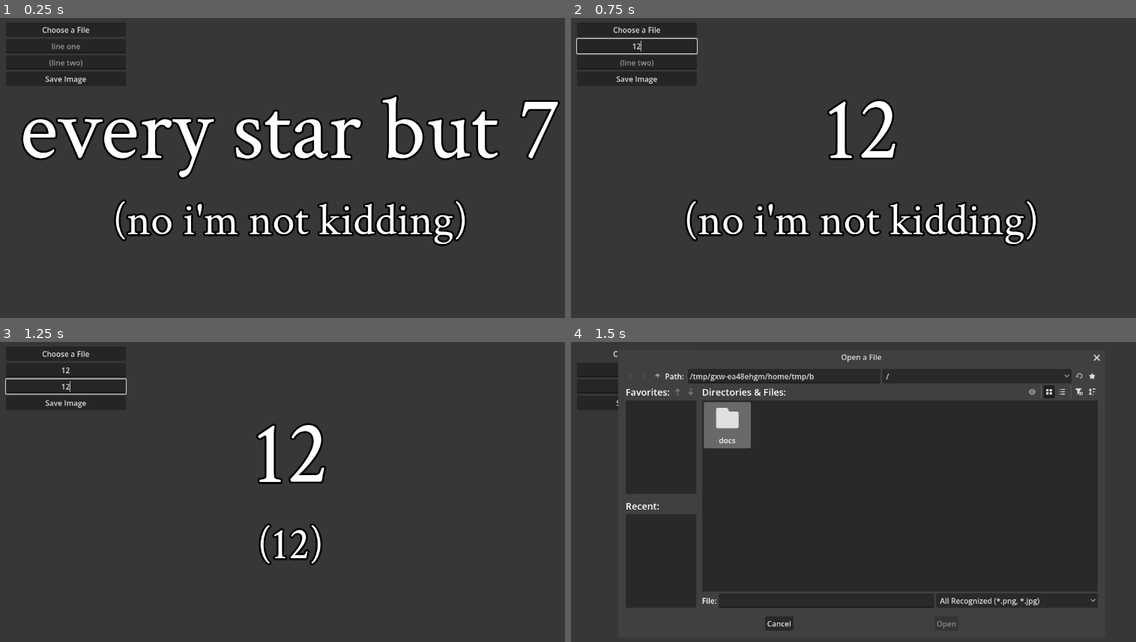
Above: before the commit, frames 1-4 (two rows, left to right).
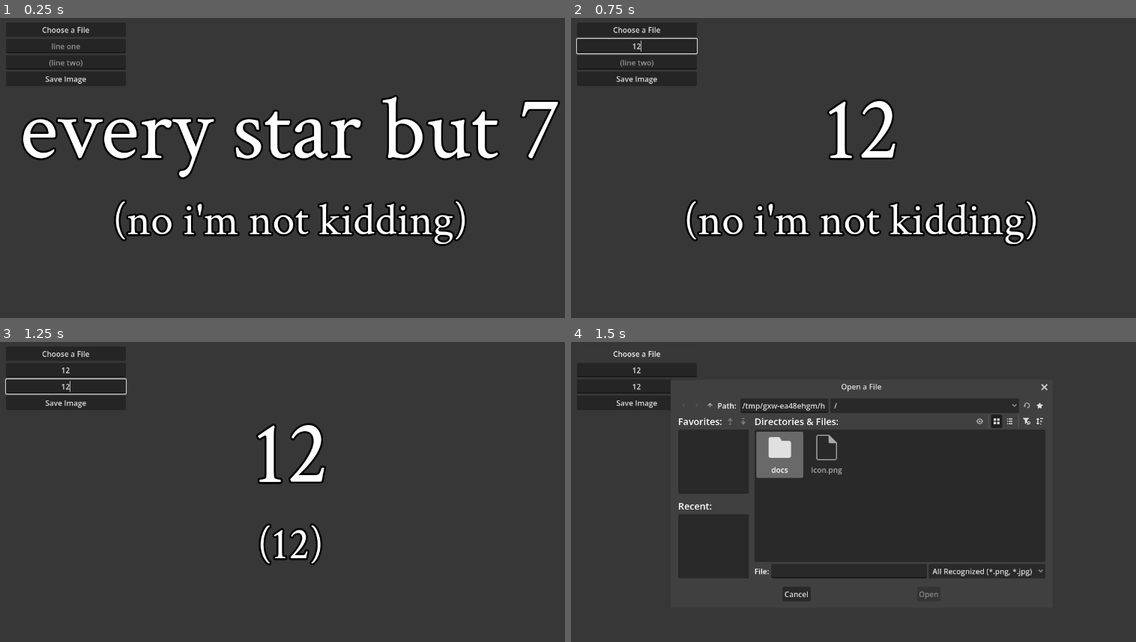
Above: after the commit, the same moments.

Repository: Slicer001/press-a-thumbnail-generator
Game: Godot game, scene res://press_a!_thumbnail_generator.tscn
Same seed, same stepped clock (60 frames per second), same inputs: the game is played once before the commit and once after it.
Inputs (mouse positions are in pixels of both pictures, inside the frame that each line leads up to):
- Up to frame 1 (0.25 s): no input
- Up to frame 2 (0.75 s): click (638, 45) at 0.52 s; type "12" at 0.6 s
- Up to frame 3 (1.25 s): click (67, 387) at 0.75 s; type "12" at 0.83 s
- Up to frame 4 (1.5 s): click "Choose a File" at 1.25 s

Frames 1-3 are identical in both runs. In frame 4, 6.4% of the frame differs, in the area x 8-94%, y 2-96%.

Commit message:
setting updates

Diff:
--- a/icon.svg
+++ /dev/null
@@ -1 +0,0 @@
-<svg xmlns="http://www.w3.org/2000/svg" width="128" height="128"><rect width="124" height="124" x="2" y="2" fill="#363d52" stroke="#212532" stroke-width="4" rx="14"/><g fill="#fff" transform="translate(12.322 12.322)scale(.101)"><path d="M105 673v33q407 354 814 0v-33z"/><path fill="#478cbf" d="m105 673 152 14q12 1 15 14l4 67 132 10 8-61q2-11 15-15h162q13 4 15 15l8 61 132-10 4-67q3-13 15-14l152-14V427q30-39 56-81-35-59-83-108-43 20-82 47-40-37-88-64 7-51 8-102-59-28-123-42-26 43-46 89-49-7-98 0-20-46-46-89-64 14-123 42 1 51 8 102-48 27-88 64-39-27-82-47-48 49-83 108 26 42 56 81zm0 33v39c0 276 813 276 814 0v-39l-134 12-5 69q-2 10-14 13l-162 11q-12 0-16-11l-10-65H446l-10 65q-4 11-16 11l-162-11q-12-3-14-13l-5-69z"/><path d="M483 600c0 34 58 34 58 0v-86c0-34-58-34-58 0z"/><circle cx="725" cy="526" r="90"/><circle cx="299" cy="526" r="90"/></g><g fill="#414042" transform="translate(12.322 12.322)scale(.101)"><circle cx="307" cy="532" r="60"/><circle cx="717" cy="532" r="60"/></g></svg>
--- a/project.godot
+++ b/project.godot
@@ -13,12 +13,13 @@
 config/name="Press A! Thumbnail Generator"
 run/main_scene="uid://bbsonivr11l1a"
 config/features=PackedStringArray("4.6", "Forward Plus")
-config/icon="res://icon.svg"
+config/icon="uid://di65j0a573s8v"
 
 [display]
 
 window/size/viewport_width=1280
 window/size/viewport_height=720
+window/stretch/mode="viewport"
 
 [physics]
 
Not shown, added: docs/index.apple-touch-icon.png.import
Not shown, added: docs/index.icon.png.import
Not shown, added: docs/index.png.import
Not shown, changed: export_presets.cfg
Binary file added: icon.png
Not shown, added: icon.png.import
Not shown, removed: icon.svg.import
Not shown, changed: docs/index.html
Not shown, changed: docs/index.pck
Not shown, removed: windows/Press A! Thumbnail Generator.console.exe
Not shown, changed: windows/Press A! Thumbnail Generator.exe
Not shown, removed: windows/Press A! Thumbnail Generator.pck
